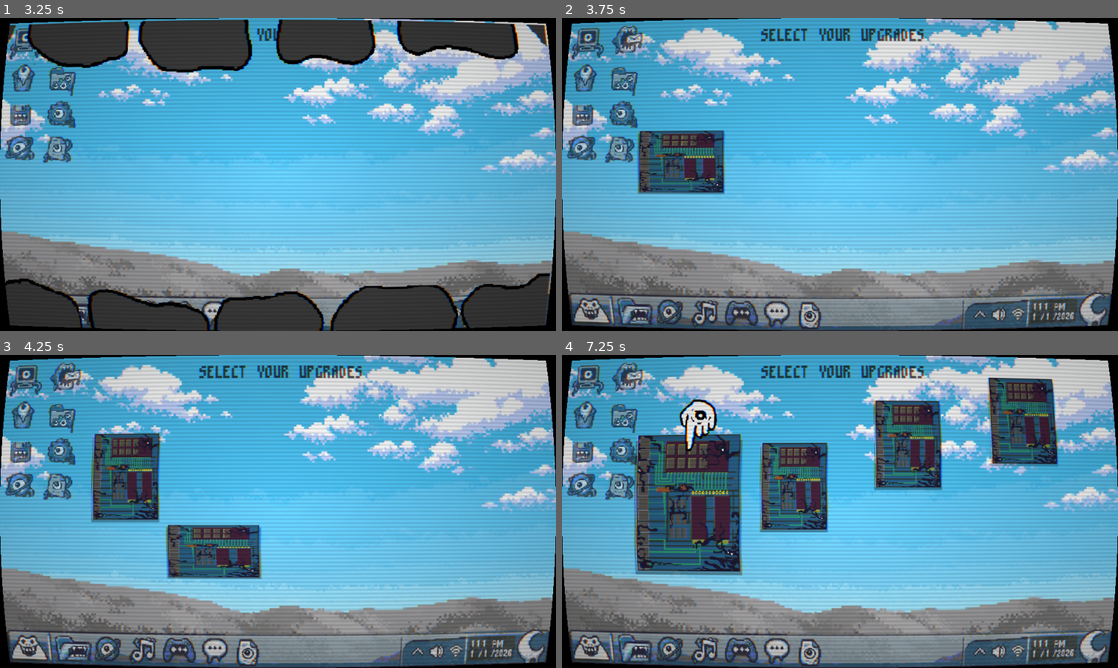
Above: before the commit, frames 1-4 (two rows, left to right).
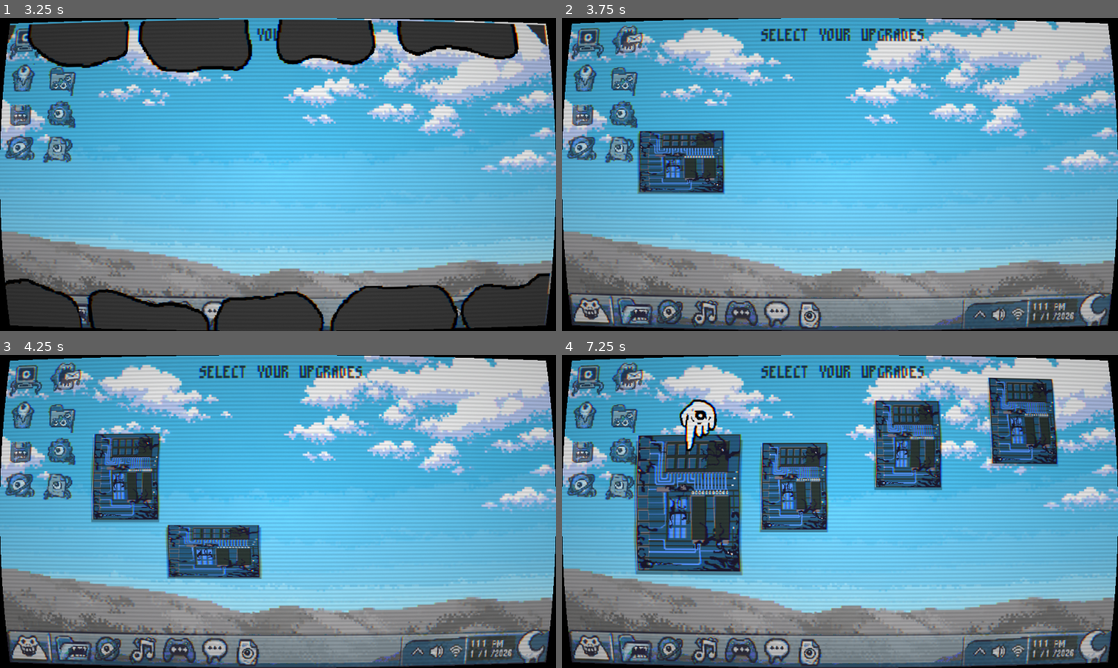
Above: after the commit, the same moments.

Repository: Filkspline/CreatureFeature
Game: Godot game, scene res://scenes/main_menu.tscn
Two runs of this game, one before a commit and one after it. Both use one fixed random seed, a clock stepped at 60 frames per second and the inputs below. The engine's default icon, where the game draws it, is replaced by a stand-in: a white triangle on a blue panel in a dark square. Sound files missing from this copy of the repository are replaced by a short silence.
Inputs (mouse positions are in pixels of both pictures, inside the frame that each line leads up to):
- Up to frame 1 (3.25 s): click "Play" at 0.5 s; tap A (LeftP1) at 1.25, 2, 2.75 s; move the mouse to (400, 158) at 1.27 s; hold D (MenuTabRight) 1.28-2 s; tap Left (LeftP2) at 1.35 s; click (400, 158) at 1.42 s; drag from (166, 190) to (250, 237) at 2.02 s; move the mouse to (333, 105) at 2.77 s; hold D (MenuTabRight) from 2.78 s (still down); tap 2 at 2.85 s
- Up to frame 2 (3.75 s): release D (MenuTabRight) at 3.5 s; drag from (812, 237) to (673, 127) at 3.52 s
- Up to frame 3 (4.25 s): no input
- Up to frame 4 (7.25 s): move the mouse to (1006, 558) at 4.27 s; hold A (LeftP1) 4.28-5 s; tap 1 at 4.35 s; drag from (673, 464) to (867, 495) at 5.02 s; move the mouse to (867, 511) at 5.77 s; hold Escape (MenuBack) 5.78-6.5 s; tap Left (LeftP2) at 5.85 s; click (867, 511) at 5.92 s; drag from (756, 433) to (728, 527) at 6.52 s

Frame 1 is identical in both runs. In frame 2, 0.9% of the frame differs, in the area x 12-29%, y 36-95%; in frame 3, 2.0%; in frame 4, 5.8%, in the area x 13-89%, y 7-69%.

Commit message:
Card Updates
Updated The Rabbit Card
The Slug Card
The GrowthSpurtCard (which I renamed to Normal)
and the Card Back

Diff:
--- a/scripts/card_resource_files/normal.tres
+++ b/scripts/card_resource_files/normal.tres
@@ -1,6 +1,6 @@
 [gd_resource type="Resource" script_class="UpgradeData" format=3 uid="uid://dgjw4lf7owsfm"]
 
-[ext_resource type="Texture2D" uid="uid://b3755aaho42d0" path="res://assets/GrowthSpurtGrowth (1).png" id="1_34oi3"]
+[ext_resource type="Texture2D" uid="uid://b3755aaho42d0" path="res://assets/Normal.png" id="1_34oi3"]
 [ext_resource type="Script" uid="uid://bd1fwy7c88cpg" path="res://scripts/upgrade_data.gd" id="1_vf16i"]
 
 [resource]
Binary file changed: assets/Caffienated.png
Binary file changed: assets/CardBackColourPallette.png
Binary file removed: assets/GrowthSpurtGrowth (1).png
Binary file added: assets/Normal.png
Not shown, changed: assets/Normal.png.import
Binary file changed: assets/card_assets/card_icons/Rabbit.png
Binary file changed: assets/card_assets/card_icons/Slugger.png
